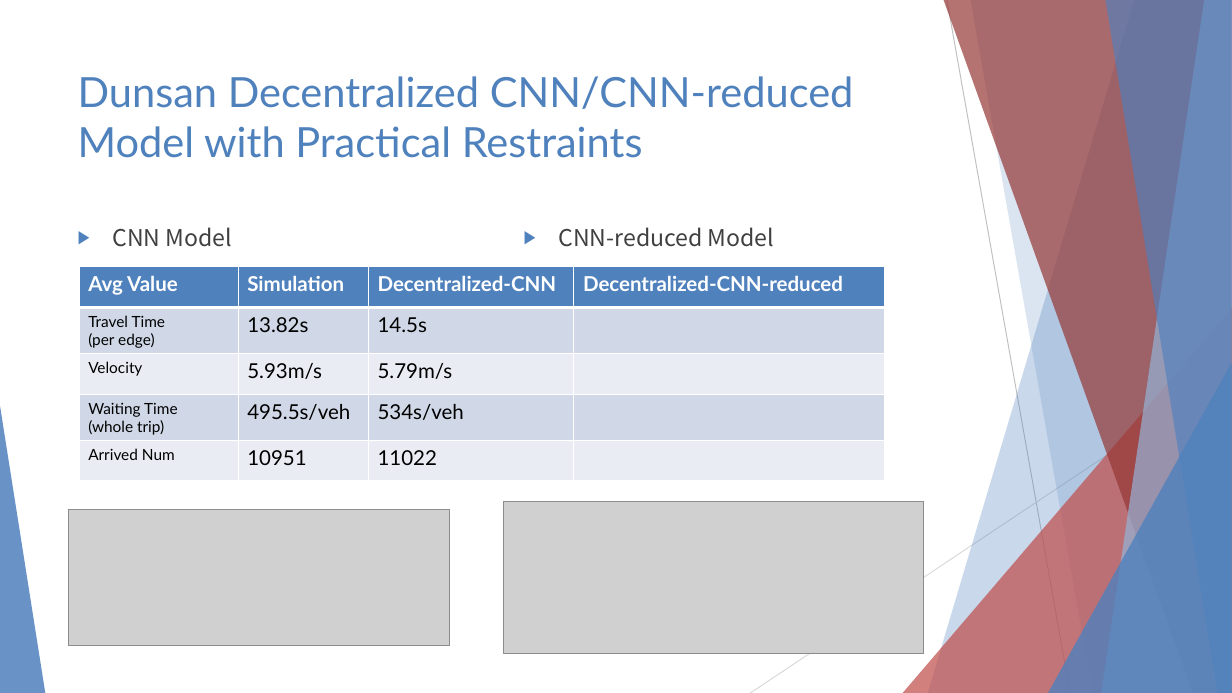
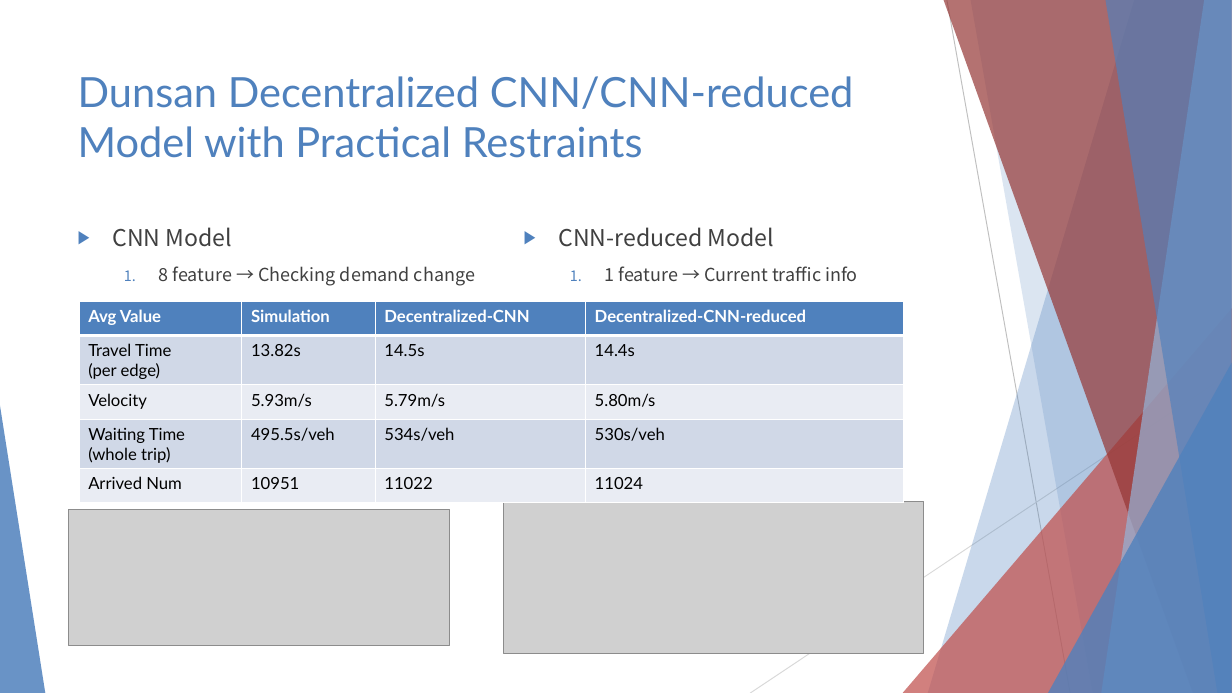
Before and after one commit to 3neutronstar/rl-constraints-traffic, a slide deck: slide 13 of Traffic Optimization Final Speech.pptx. Drawn at 1232x693 pixels with LibreOffice and Linux fonts; fonts in the diff are those of the drawing; grey boxes stand for pictures. Boxes give left, top, right and bottom in pixels: in the first picture for what was removed or moved away, otherwise in the second. Text is boxed around its words. In the diff, an @@ line names an element or a change of style, - is before the commit and + after.

Commit message:
change pptx

```diff
--- a/Traffic Optimization Final Speech.pptx
+++ b/Traffic Optimization Final Speech.pptx
@@ text at (159,266,475,286): paragraph added @@
+  1. 8 feature → Checking demand change
@@ text at (605,266,857,281): paragraph added @@
+  1. 1 feature → Current traffic info
@@ table at (79,301,905,503) @@
-row 2, column 4: 
+row 2, column 4: 14.4s
-row 3, column 4: 
+row 3, column 4: 5.80m/s
-row 4, column 4: 
+row 4, column 4: 530s/veh
-row 5, column 4: 
+row 5, column 4: 11024
@@ size 16 to 13 pt in "Avg Value", "Simulation", "Decentralized-CNN", "Decentralized-CNN-reduced" and 8 more places @@
@@ size 12 to 13 pt in "Travel Time", "(per edge)", "Velocity", "Waiting Time (whole trip)" and 1 more places @@
@@ table: place and size @@
-table at (79,267,885,482)
+table at (79,301,905,503)
```
Also in this commit, not shown: 3 other slides changed, 2 slides added.
